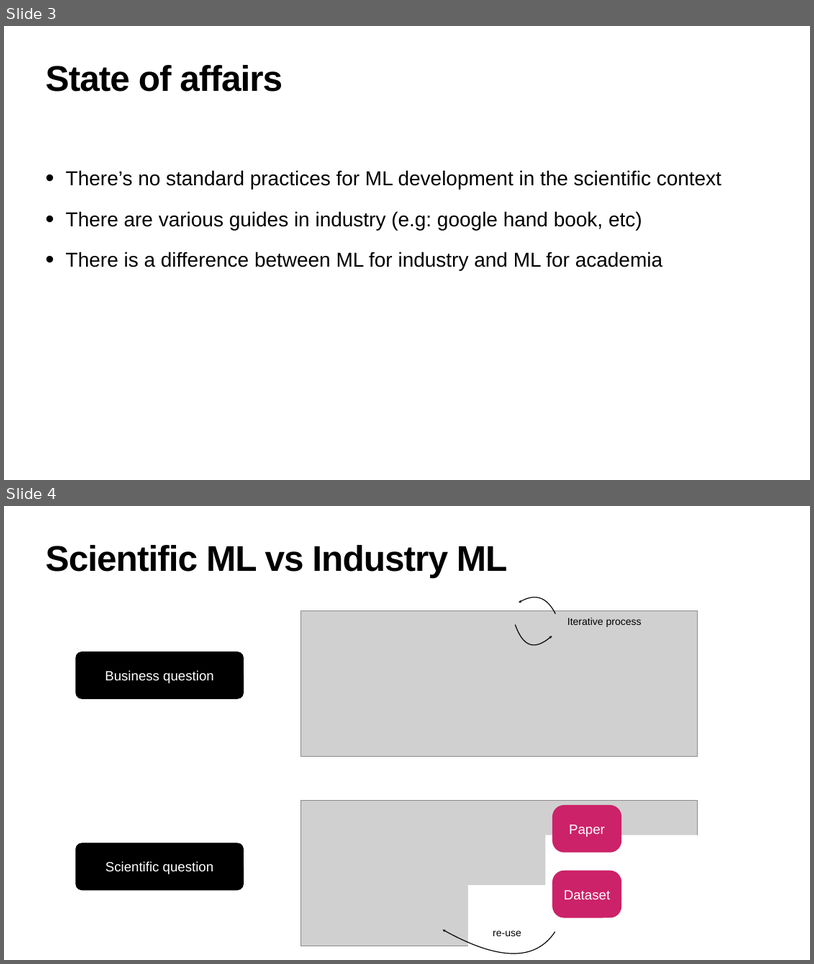
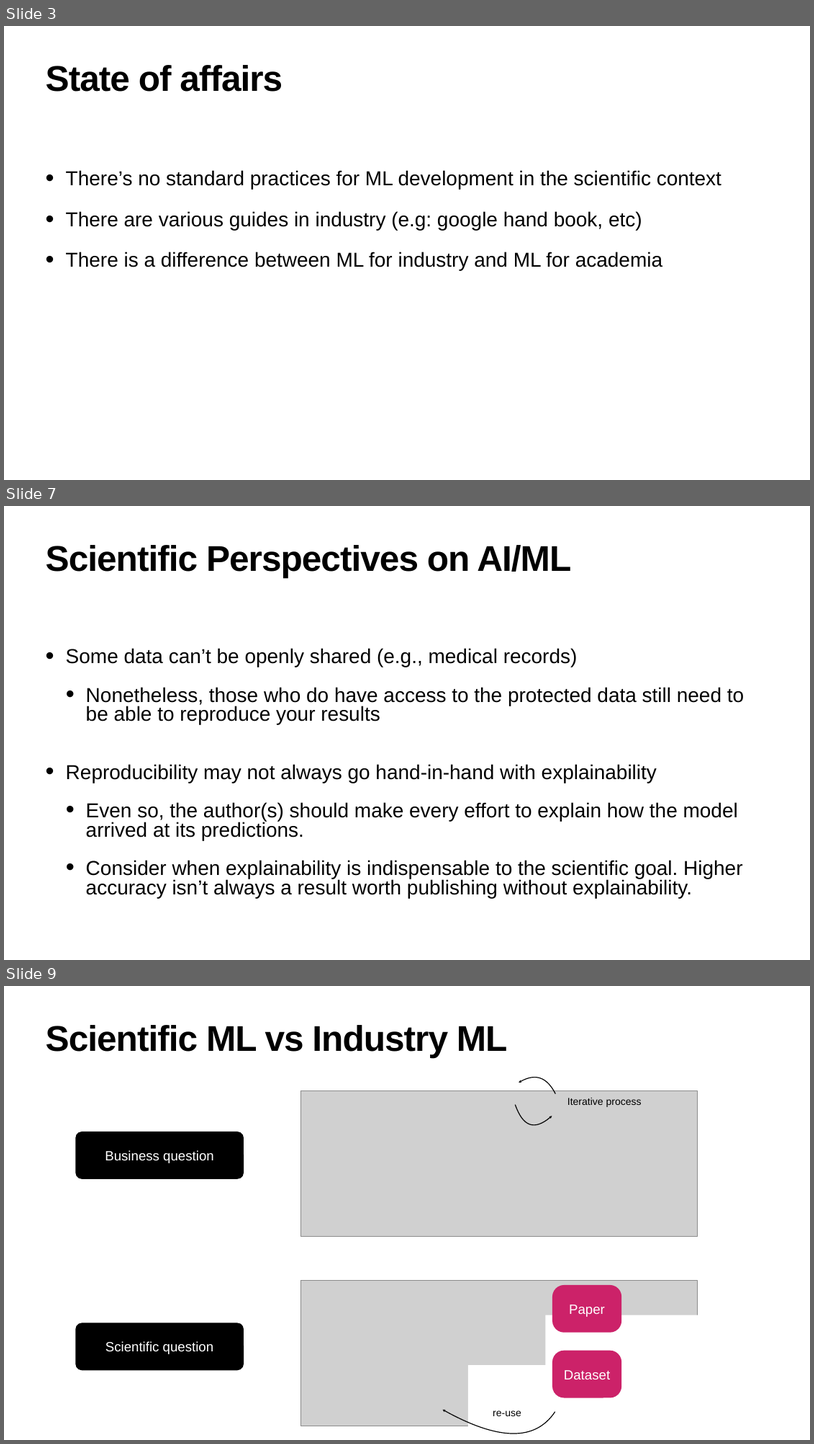
Before and after one commit to hanveiga/amld-2021-repML, a slide deck: slides/03_Reproducible_Scientific_ML.pptx. Shown one above the other, each under a label of ours: slides 3 and 4 before the commit, slides 3, 7 and 9 after it; the slides between them are not shown. The pictures are 814x964 and 814x1444 pixels, drawn with LibreOffice and Linux fonts; fonts in the diff are those of the drawing; grey boxes stand for pictures. Boxes give left, top, right and bottom in pixels: in the first picture for what was removed or moved away, otherwise in the second. Text is boxed around its words. In the diff, an @@ line names an element or a change of style, - is before the commit and + after.

```diff
--- a/slides/03_Reproducible_Scientific_ML.pptx
+++ b/slides/03_Reproducible_Scientific_ML.pptx
@@ slide 7 added at (4, 506, 810, 960), background #FFFFFF @@
@@ title added at (46, 545, 571, 577), 85 pt, text #000000, bold @@
+Scientific Perspectives on AI/ML
@@ text added at (66, 648, 744, 898), 48 pt, text #000000 @@
+• Some data can’t be openly shared (e.g., medical records)
+  • Nonetheless, those who do have access to the protected data still need to be able to reproduce your results
+• Reproducibility may not always go hand-in-hand with explainability
+  • Even so, the author(s) should make every effort to explain how the model arrived at its predictions.
+  • Consider when explainability is indispensable to the scientific goal. Higher accuracy isn’t always a result worth publishing without explainability.
@@ what was slide 4 is now slide 9 @@
```
Also in this commit, not shown: 5 slides changed, 7 other slides added.
